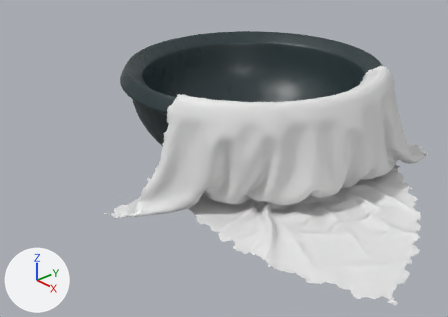
The Blender file apple.blend as it was, and as the next commit left it.
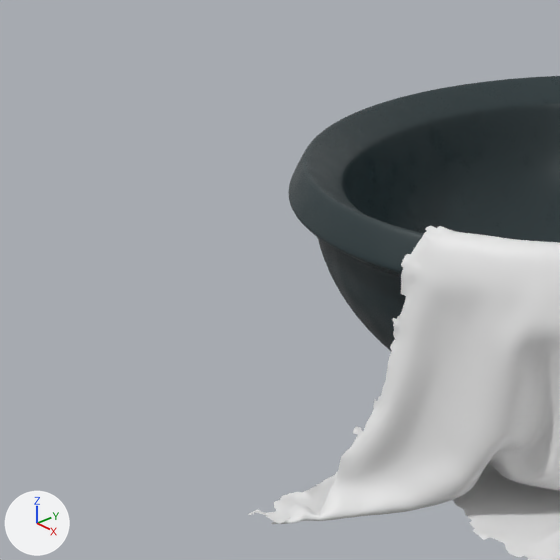
Old and new are each drawn whole from a camera (50 mm lens) standing at (0.411, -0.409, 0.271) and looking at (-0.045, 0.002, -0.021) and again close up on the part from 0% to 52% of the width and 0% to 74% of the height. The lights are fixed; the arrows at lower left show +X, +Y and +Z.

Objects in the first close-up: 'bowl', 'fabric'.
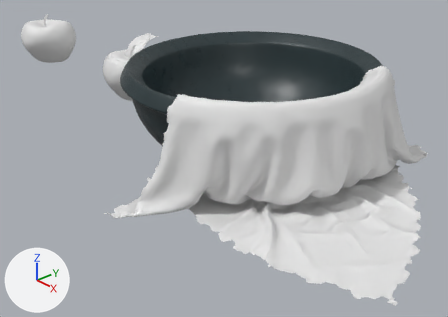
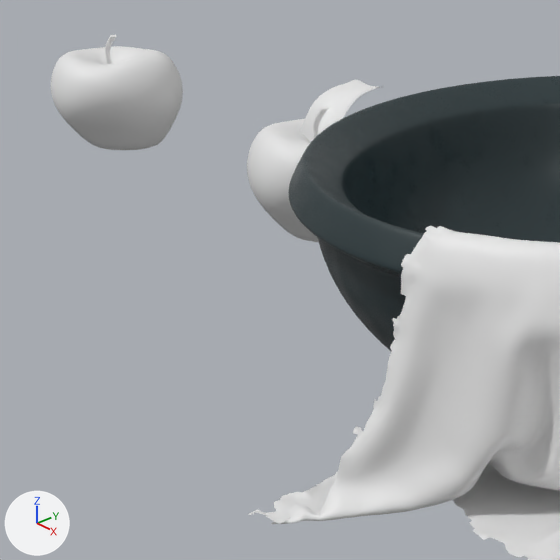
Commit message: leaf
create leaf using a 2D image

Where the change shows, as pixel boxes (x1, y1, x2, y2) in the close-ups (560 x 560 px):
'apple.001', added
    after: (51, 35, 183, 150)
'apple', shown
    after: (247, 107, 328, 242)
'leaf', added
    after: (300, 80, 383, 142)

Patch to the scene script:
```diff
--- a/apple.blend.py
+++ b/apple.blend.py
@@ mat_leaf_green @@
+mat_leaf_green = principled_material('leaf green')
+mat_leaf_green.base_color = (0.8, 0.8, 0.8)  # white #e7e7e7
@@ me_sphere_002 @@
+me_sphere_002.from_pydata(...)  # 226 vertices, 233 faces; spans x -0.0391..0.0409, y -0.0395..0.0395, z -0.0372..0.0354
+me_sphere_002.materials.append(mat_apple)  # white #e7e7e7
@@ me_plane_001 @@
+me_plane_001.from_pydata(...)  # 35 vertices, 24 faces; spans x -0.0156..0.0138, y -0.0277..0.0242, z -0.0053..0.0118
+me_plane_001.polygons.foreach_set('use_smooth', [True] * 24)
+me_plane_001.materials.append(mat_leaf_green)  # white #e7e7e7
@@ ob_apple @@
 ob_apple = bpy.data.objects.new('apple', me_sphere)
-ob_apple.location = (0.0, 0.0002, 0.04)
+ob_apple.location = (-0.2067, 0.0002, 0.04)
 _m = ob_apple.modifiers.new('Subdivision', 'SUBSURF')
 _m.levels = 2
-ob_apple.hide_set(True)
@@ ob_apple_001 @@
+ob_apple_001 = bpy.data.objects.new('apple.001', me_sphere_002)
+ob_apple_001.location = (-0.4255, 0.0002, 0.04)
+_m = ob_apple_001.modifiers.new('Subdivision', 'SUBSURF')
+_m.levels = 2
@@ ob_leaf @@
+ob_leaf = bpy.data.objects.new('leaf', me_plane_001)
+ob_leaf.parent = ob_apple
+ob_leaf.matrix_parent_inverse = Matrix(((1.0, 0.0, 0.0, 0.207), (0.0, 1.0, 0.0, -0.000236), (0.0, 0.0, 1.0, -0.04), (0.0, 0.0, 0.0, 1.0)))
+ob_leaf.location = (-0.207, 0.0151, 0.0655)
+ob_leaf.rotation_euler = (0.737, 0.0, 0.0)  # degrees (42, 0, 0)
+_m = ob_leaf.modifiers.new('Subdivision', 'SUBSURF')
+_m.levels = 2
```
